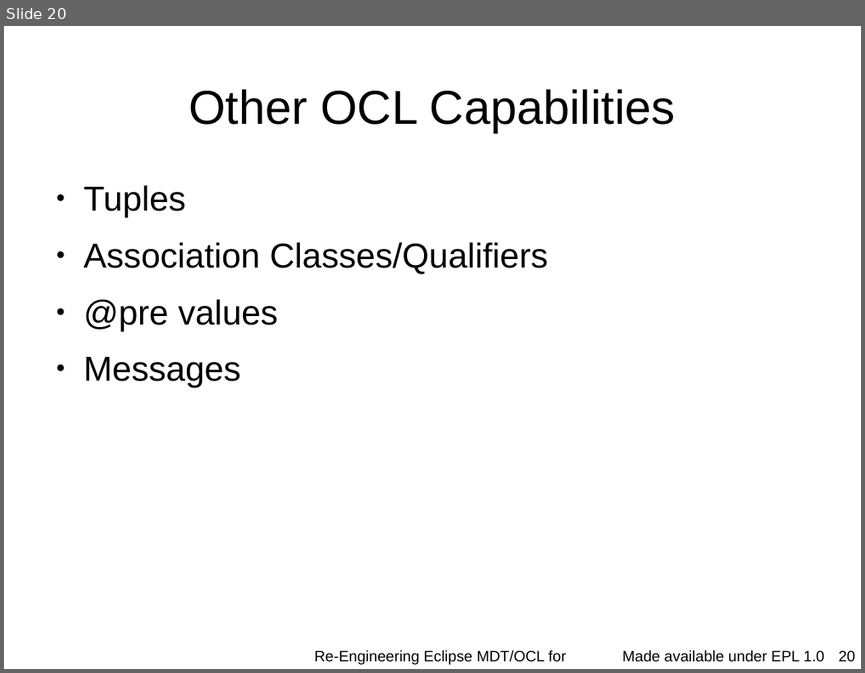
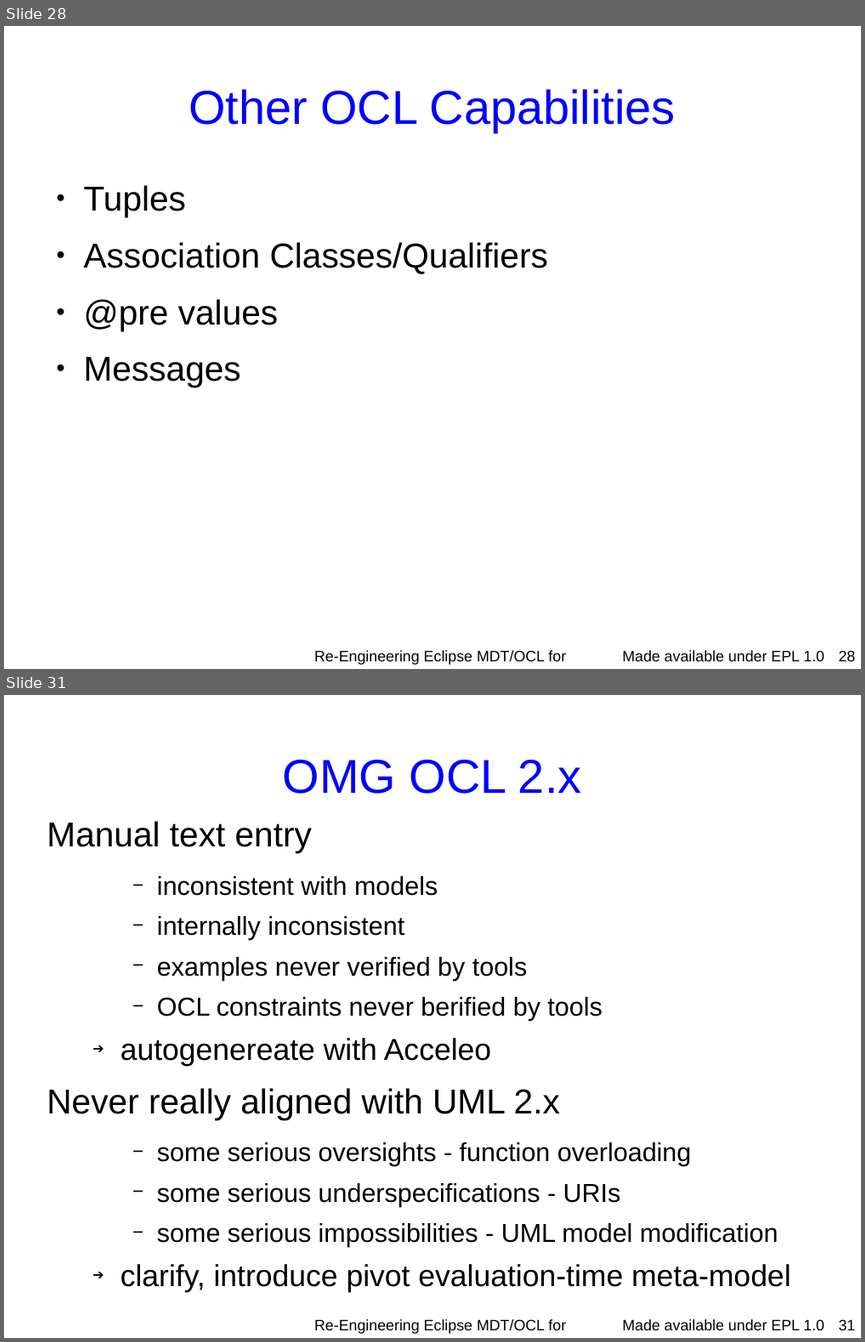
Before and after one commit to eclipse-ocl/ocl-website, a slide deck: ocl/docs/publications/ESE2010LongTalk/EnrichingWithOCL.odp. Shown one above the other, each under a label of ours: slide 20 before the commit, slides 28 and 31 after it; the slides between them are not shown. The pictures are 865x673 and 865x1342 pixels, drawn with LibreOffice and Linux fonts; fonts in the diff are those of the drawing; background and template pictures are left out. Boxes give left, top, right and bottom in pixels: in the first picture for what was removed or moved away, otherwise in the second. Text is boxed around its words. In the diff, an @@ line names an element or a change of style, - is before the commit and + after.

```diff
--- a/ocl/docs/publications/ESE2010LongTalk/EnrichingWithOCL.odp
+++ b/ocl/docs/publications/ESE2010LongTalk/EnrichingWithOCL.odp
@@ slide 31 added at [4,695,861,1338], background #FFFFFF; not listed: 1 template element that a slide beside it also shows @@
@@ title added at [283,760,581,794], 44 pt, text #0000FF @@
+OMG OCL 2.x
@@ text added at [46,821,791,1293], 24 pt, text #000000 @@
+Manual text entry
+    − inconsistent with models
+    − internally inconsistent
+    − examples never verified by tools
+    − OCL constraints never berified by tools
+  ➔ autogenereate with Acceleo
+Never really aligned with UML 2.x
+    − some serious oversights - function overloading
+    − some serious underspecifications - URIs
+    − some serious impossibilities - UML model modification
+  ➔ clarify, introduce pivot evaluation-time meta-model
@@ text added at [314,1319,566,1333], 14 pt, text #000000 @@
+Re-Engineering Eclipse MDT/OCL for Xtext
@@ page number added at [839,1319,856,1330], 14 pt, text #000000 @@
+31
@@ what was slide 20 is now slide 28 @@
@@ slide 28 changed as well @@
@@ title "Other OCL Capabilities" at [188,89,676,132]: text colour #000000 to #0000FF @@
@@ page number at [839,650,856,661]: text changed @@
-20
+28
```
Also in this commit, not shown: 13 other slides changed, 11 other slides added.
